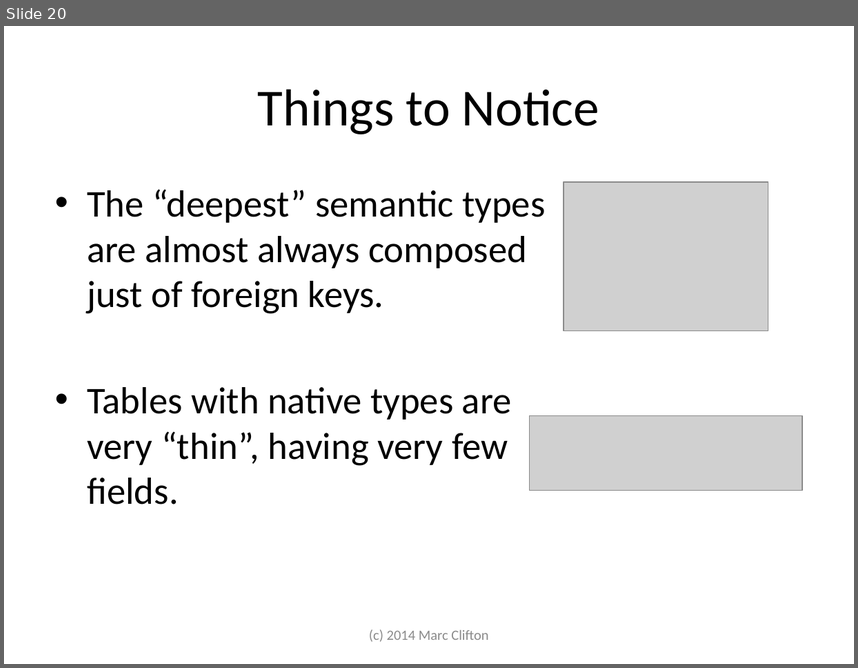
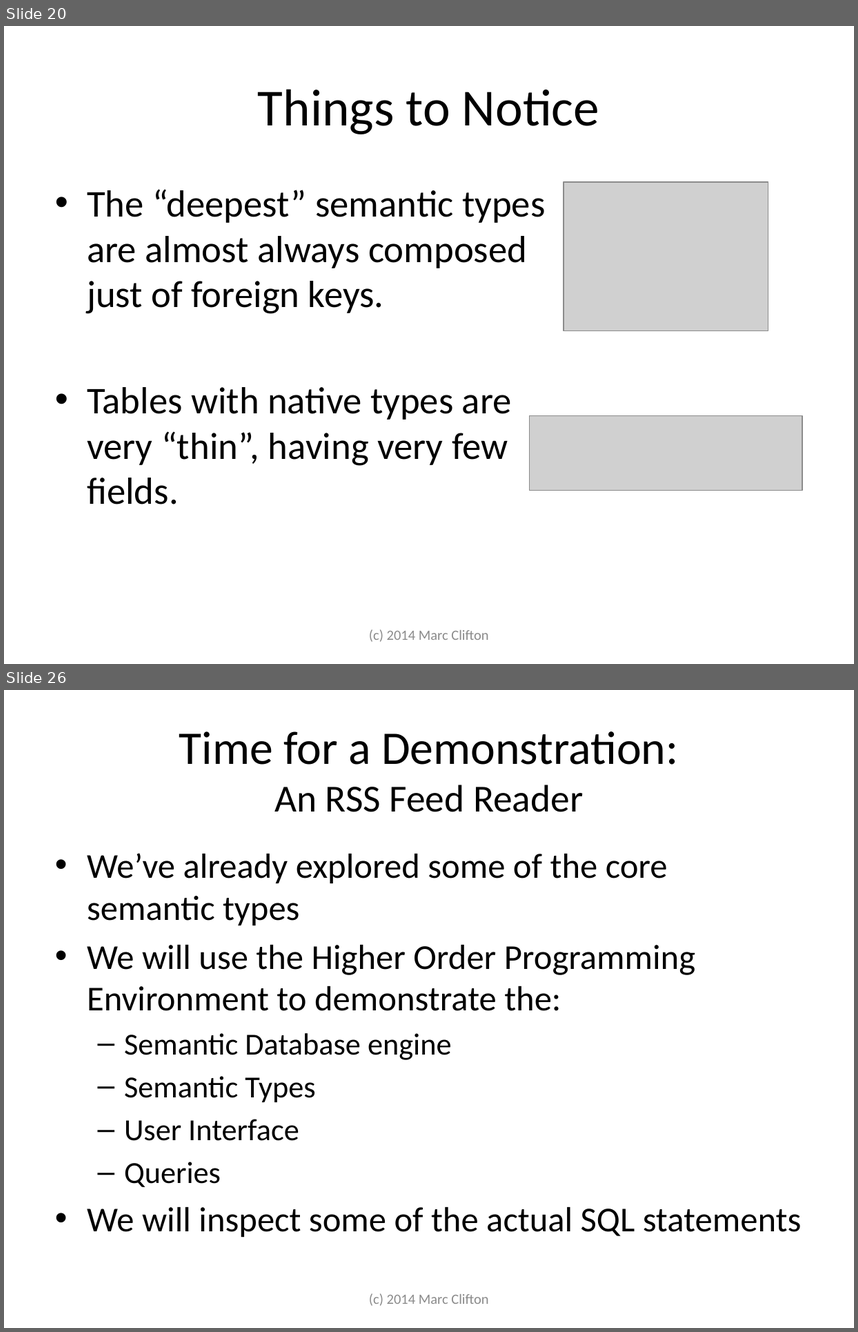
Before and after one commit to cliftonm/HOPE, a slide deck: Articles/semantic database slide show.pptx. Shown one above the other, each under a label of ours: slide 20 before the commit, slides 20 and 26 after it; the slides between them are not shown. The pictures are 858x668 and 858x1332 pixels, drawn with LibreOffice and Linux fonts; fonts in the diff are those of the drawing; grey boxes stand for pictures. Boxes give left, top, right and bottom in pixels: in the first picture for what was removed or moved away, otherwise in the second. Text is boxed around its words. In the diff, an @@ line names an element or a change of style, - is before the commit and + after.

Commit message:
WIP on adding RSS feed bookmark functionality. WIP on the PPT presentation.

```diff
--- a/Articles/semantic database slide show.pptx
+++ b/Articles/semantic database slide show.pptx
@@ slide 26 added at (4,690,854,1328), background #FFFFFF @@
@@ title added at (179,731,678,812), 39.6 pt, text #000000 @@
+Time for a Demonstration:
+An RSS Feed Reader
@@ text added at (87,853,802,1236), 29.6 pt, text #000000 @@
+• We’ve already explored some of the core semantic types
+• We will use the Higher Order Programming Environment to demonstrate the:
+  – Semantic Database engine
+  – Semantic Types
+  – User Interface
+  – Queries
+• We will inspect some of the actual SQL statements
@@ text added at (369,1293,488,1305), 12 pt, text #8C8C8C @@
+(c) 2014 Marc Clifton
```
Also in this commit, not shown: 1 slide changed, 4 other slides added, 6 other files.
